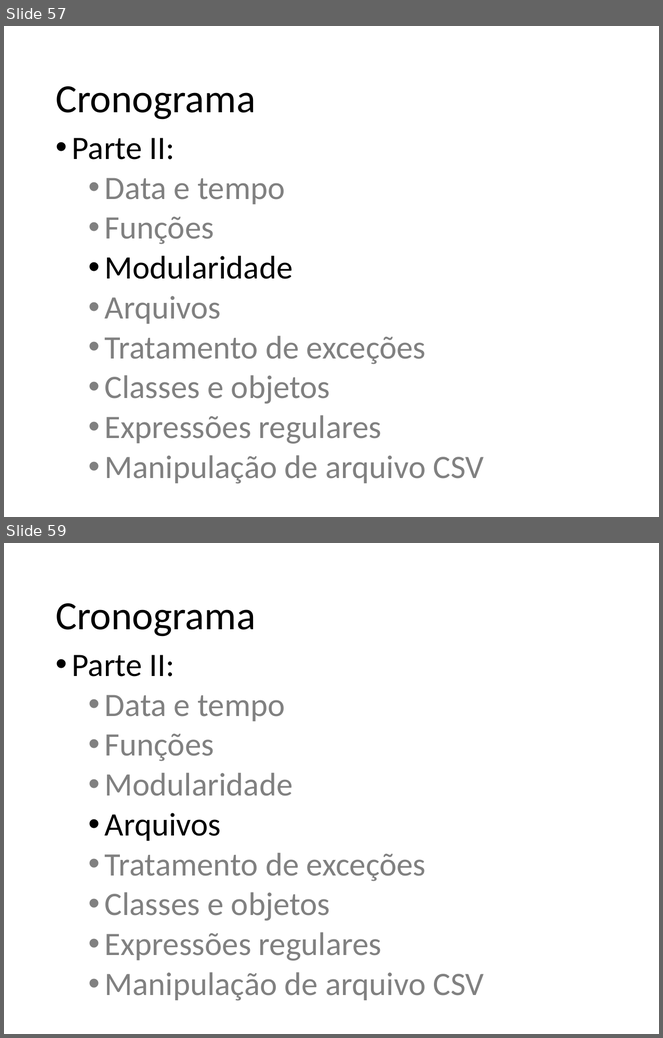
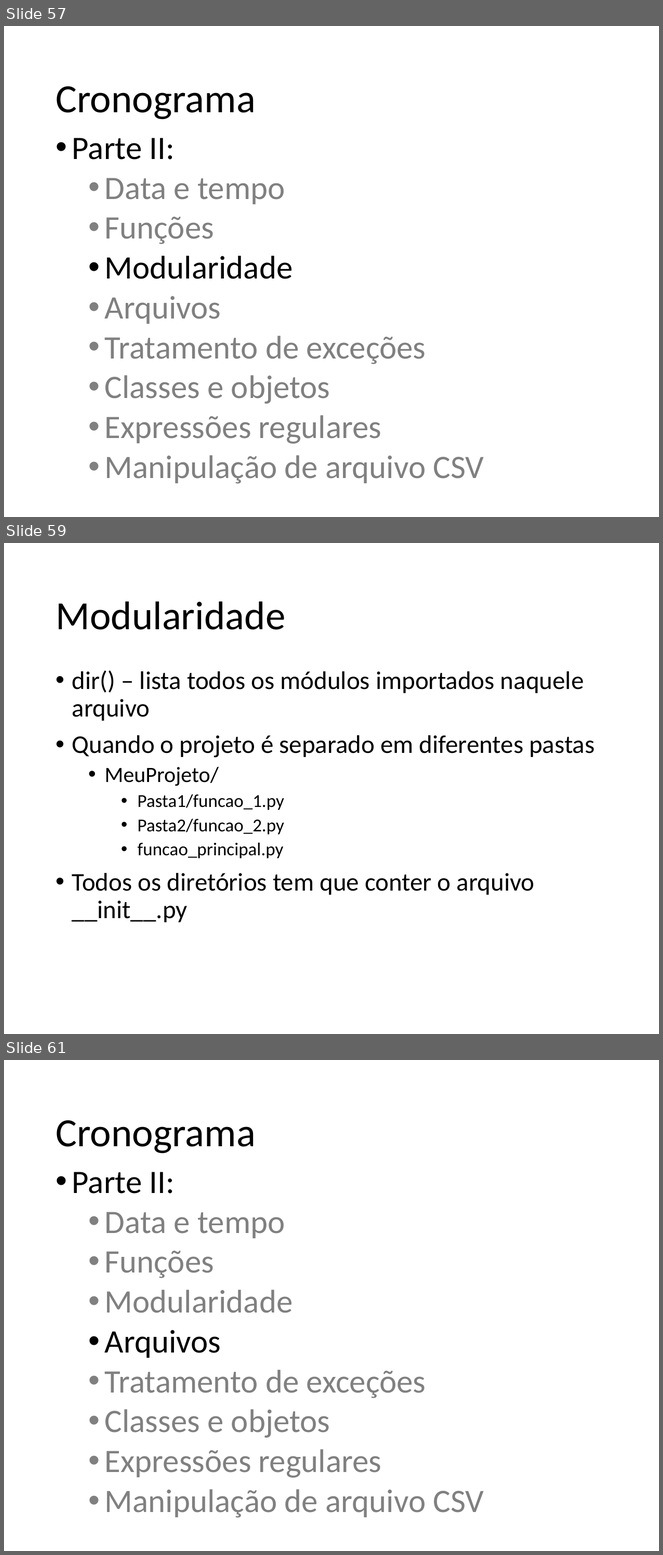
Before and after one commit to fernandoFernandeSantos/minicurso_python_2019, a slide deck: aula.pptx. Shown one above the other, each under a label of ours: slides 57 and 59 before the commit, slides 57, 59 and 61 after it; the slides between them are not shown. The pictures are 663x1038 and 663x1555 pixels, drawn with LibreOffice and Linux fonts; fonts in the diff are those of the drawing. Boxes give left, top, right and bottom in pixels: in the first picture for what was removed or moved away, otherwise in the second. Text is boxed around its words. In the diff, an @@ line names an element or a change of style, - is before the commit and + after.

```diff
--- a/aula.pptx
+++ b/aula.pptx
@@ slide 59 added at bbox=[4, 543, 659, 1034], background #FFFFFF @@
@@ title added at bbox=[55, 601, 285, 630], 44 pt, text #000000 @@
+Modularidade
@@ text added at bbox=[72, 670, 595, 923], 28 pt, text #000000 @@
+• dir() – lista todos os módulos importados naquele arquivo
+• Quando o projeto é separado em diferentes pastas
+  • MeuProjeto/
+    • Pasta1/funcao_1.py
+    • Pasta2/funcao_2.py
+    • funcao_principal.py
+• Todos os diretórios tem que conter o arquivo __init__.py
@@ what was slide 59 is now slide 61 @@
```
Also in this commit, not shown: 2 other slides added, 1 slide removed, 1 other file.
